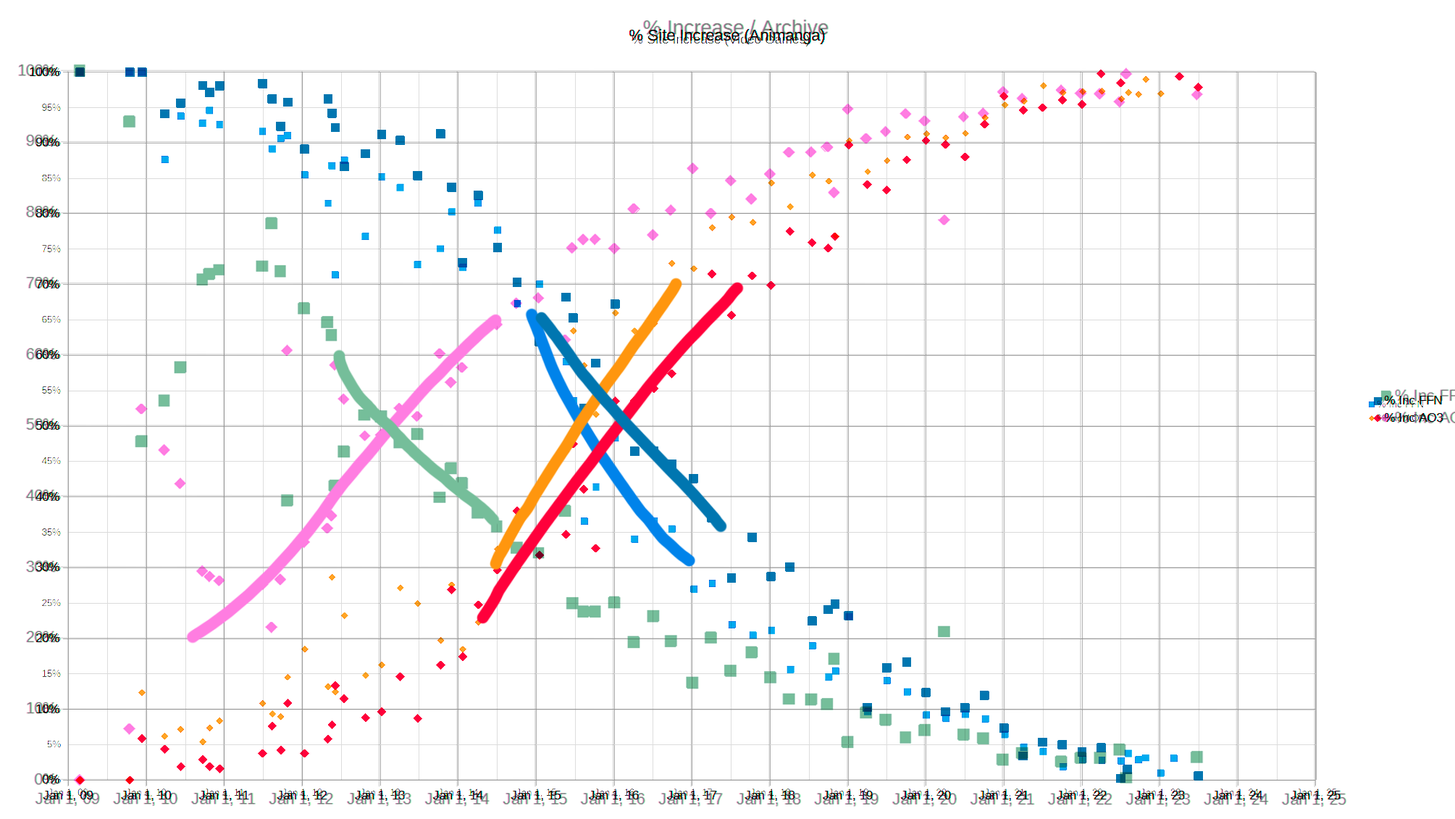
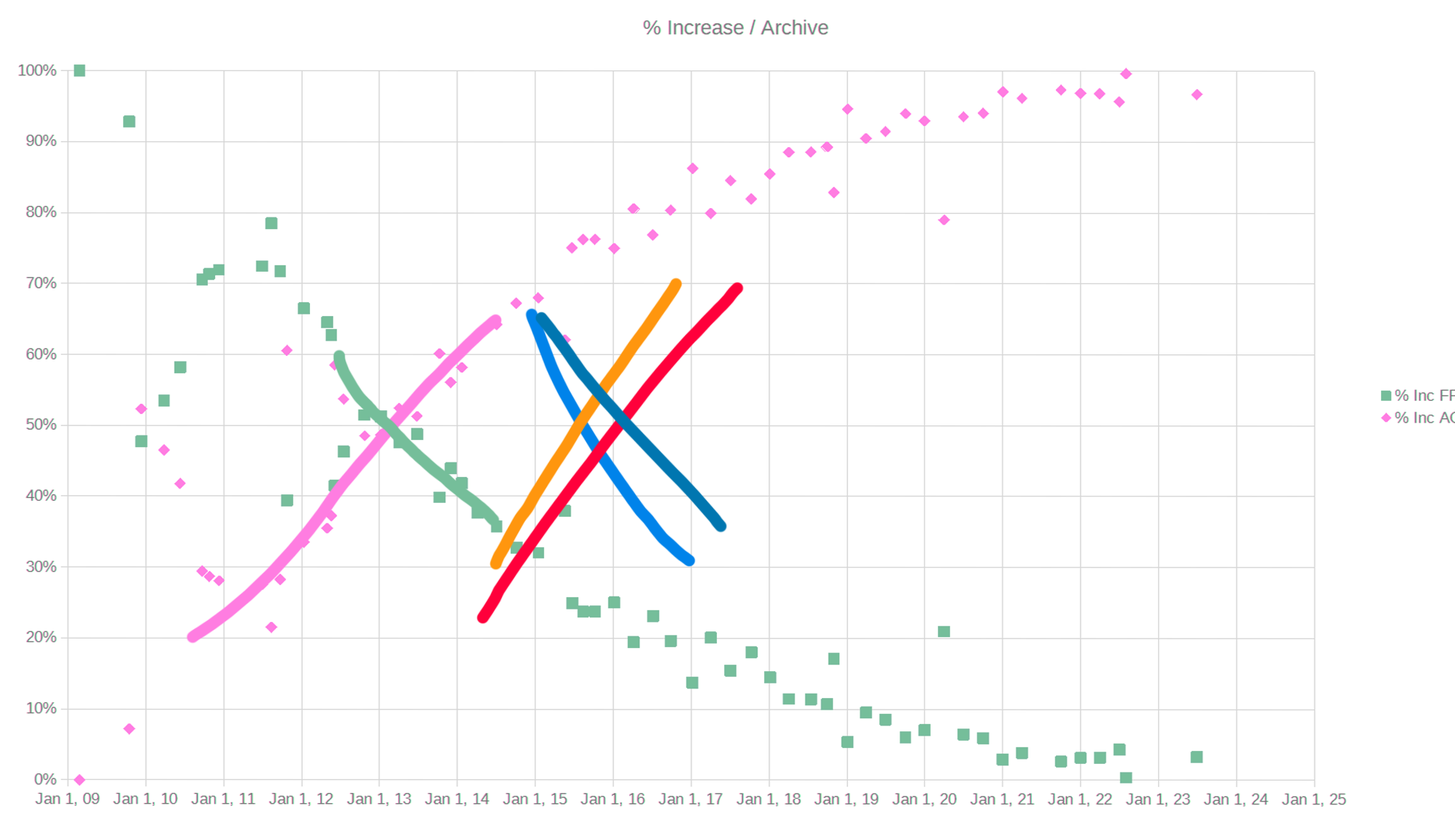
Layer changes from the first 1455 × 819 image to the second:
hid "Layer 2" over [29, 28, 1435, 801]
hid "Layer 1" over [29, 28, 1444, 801]
